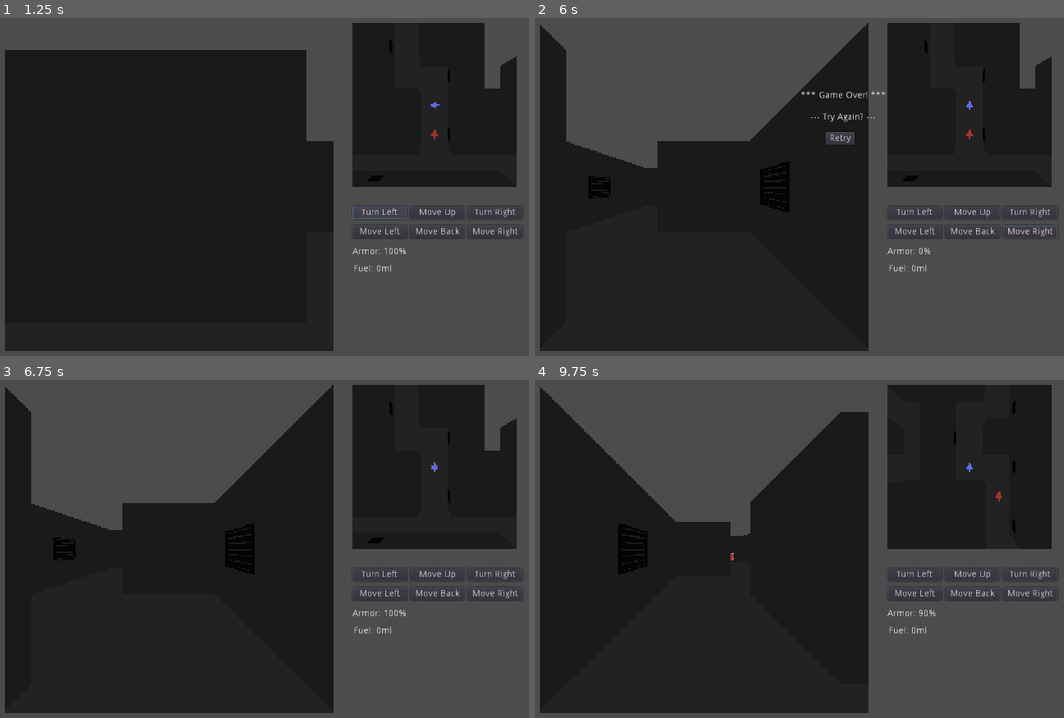
Above: before the commit, frames 1-4 (two rows, left to right).
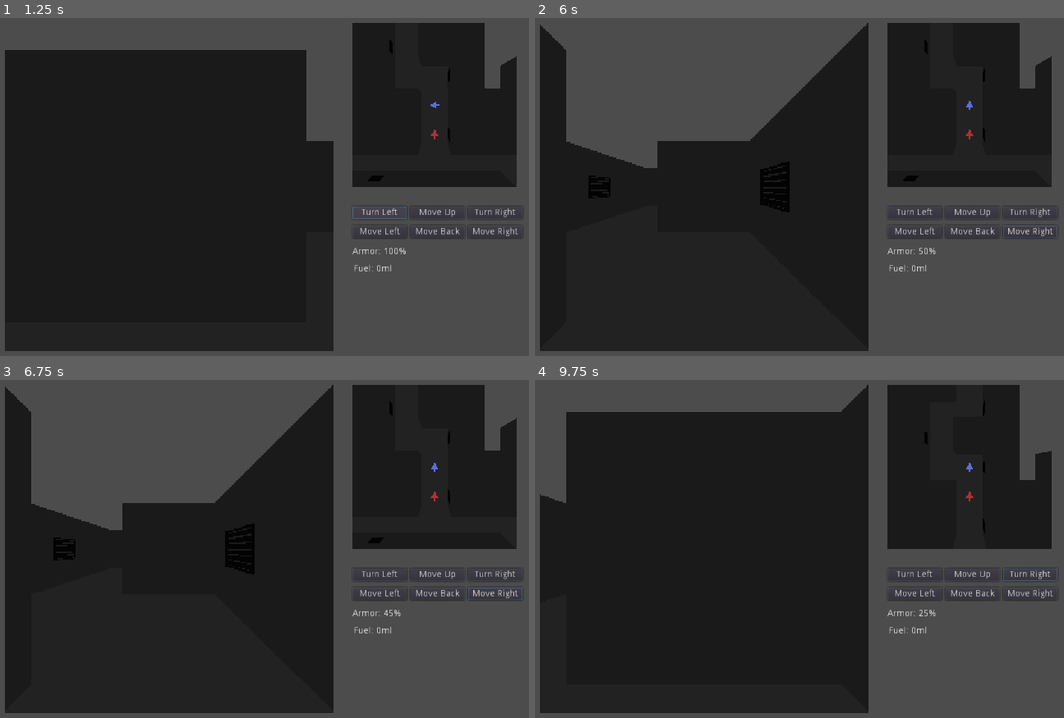
Above: after the commit, the same moments.

Repository: archaeopteryx4216/dungeon-crawler-jam-2021
Game: Godot game, scene res://main.tscn
Two runs of this game, one before a commit and one after it. Both use one fixed random seed, a clock stepped at 60 frames per second and the inputs below.
Inputs (mouse positions are in pixels of both pictures, inside the frame that each line leads up to):
- Up to frame 1 (1.25 s): click "Turn Left" at 0.5 s
- Up to frame 2 (6 s): click "Move Up" at 1.25 s; click "Turn Right" at 2 s; click "Move Left" at 2.75 s; click "Move Right" at 3.5 s; click "Move Back" at 4.25 s; move the mouse to (995, 176) at 5.02 s; hold Right (move_right) 5.03-5.78 s; tap Enter at 5.75 s; move the mouse to (720, 214) at 5.77 s; hold Down (move_down) from 5.78 s (still down); tap Space (fire) at 5.85 s
- Up to frame 3 (6.75 s): release Down (move_down) at 6.5 s; click (306, 501) at 6.5 s, where only the run before the commit has a clickable "Retry"
- Up to frame 4 (9.75 s): tap Space (fire) at 7.25, 8.1, 9.6 s; move the mouse to (915, 474) at 7.27 s; hold Right (move_right) 7.28-8.03 s; hold Space (fire) 7.28-8.03 s; move the mouse to (815, 633) at 8.02 s; hold Up (move_up) 8.03-8.78 s; tap Enter at 8.75 s; move the mouse to (1048, 616) at 8.77 s; hold Space (fire) 8.78-9.53 s; hold A (move_left) from 8.78 s (still down); move the mouse to (651, 501) at 9.52 s

Frame 1 is identical in both runs. In frame 2, 0.4% of the frame differs, in the area x 50-76%, y 21-70%; in frame 3, 0.1%; in frame 4, 14%, in the area x 0-99%, y 1-70%.

Commit message:
Added flamethrower controls and signals

Diff:
--- a/enemy.tscn
+++ b/enemy.tscn
@@ -92,7 +92,7 @@
 layers = 2
 pixel_size = 0.015
 frames = SubResource( 2 )
-frame = 3
+frame = 1
 playing = true
 
 [node name="dying" type="AnimatedSprite3D" parent="."]
--- a/enemy_ai.gd
+++ b/enemy_ai.gd
@@ -21,7 +21,8 @@
 }
 
 # Exported global vars
-export var attack_strength = 10
+export var attack_strength = 5
+export var health = 100
 
 # Global Vars
 var player_position
@@ -218,4 +219,7 @@
 		set_rotation(get_rotation() + Vector3(0,PI,0))
 
 func _on_flamethrower(positions):
-	print("Hey, the flamethrower is on!")
+	for pos in positions:
+		if get_translation().distance_to(pos) < 1:
+			health -= 1
+			break
--- a/flame.tscn
+++ b/flame.tscn
@@ -35,6 +35,7 @@
 script = ExtResource( 2 )
 
 [node name="Particles" type="Particles" parent="."]
+emitting = false
 amount = 2000
 local_coords = false
 process_material = SubResource( 3 )
--- a/main.gd
+++ b/main.gd
@@ -59,11 +59,10 @@
 		turn("turn_right")
 		update_cameras(Vector3(0,0,0), Vector3(0, -PI/2, 0))
 	elif event.is_action_pressed("fire"):
-		if not flamethrower_on and fuel > 0:
+		if fuel > 0:
 			flamethrower_on = true
 	elif event.is_action_released("fire"):
-		if flamethrower_on:
-			flamethrower_on = false
+		flamethrower_on = false
 
 func overlapping_an_enemy(position):
 	for enemy in $enemies.get_children():
@@ -200,12 +199,25 @@
 func _on_retry_button_pressed():
 	get_tree().change_scene("res://main.tscn")
 
+# Distance multiplier should be a positive integer
+# This function returns the point <distance_multiplier> grid squares ahead of the player
+func get_point_ahead_of_player(distance_multiplier):
+	if player_facing == NORTH:
+		return $main_view/firstperson_viewport/firstperson_pos.get_translation() +  Vector3(0,0,-2)*distance_multiplier
+	elif player_facing == SOUTH:
+		return $main_view/firstperson_viewport/firstperson_pos.get_translation() + Vector3(0,0,2)*distance_multiplier
+	elif player_facing == EAST:
+		return $main_view/firstperson_viewport/firstperson_pos.get_translation() + Vector3(2,0,0)*distance_multiplier
+	else: # player_facing == WEST
+		return $main_view/firstperson_viewport/firstperson_pos.get_translation() + Vector3(-2,0,0)*distance_multiplier
+
 func _process(_delta):
 	$player_stat_display/armor_stat.text = "Armor: {str}%".format({"str":player_health})
 	$player_stat_display/fuel_stat.text = "Fuel: {str}ml".format({"str":fuel})
 	pickup_gas_can()
 	if fuel > 0 and flamethrower_on:
 		fuel -= 0.1
+		emit_signal("flamethrower_on", [get_point_ahead_of_player(1), get_point_ahead_of_player(2), get_point_ahead_of_player(3)])
 		if not flames_visible:
 			$main_view/firstperson_viewport/firstperson_pos/flame.turn_on()
 			flames_visible = true
